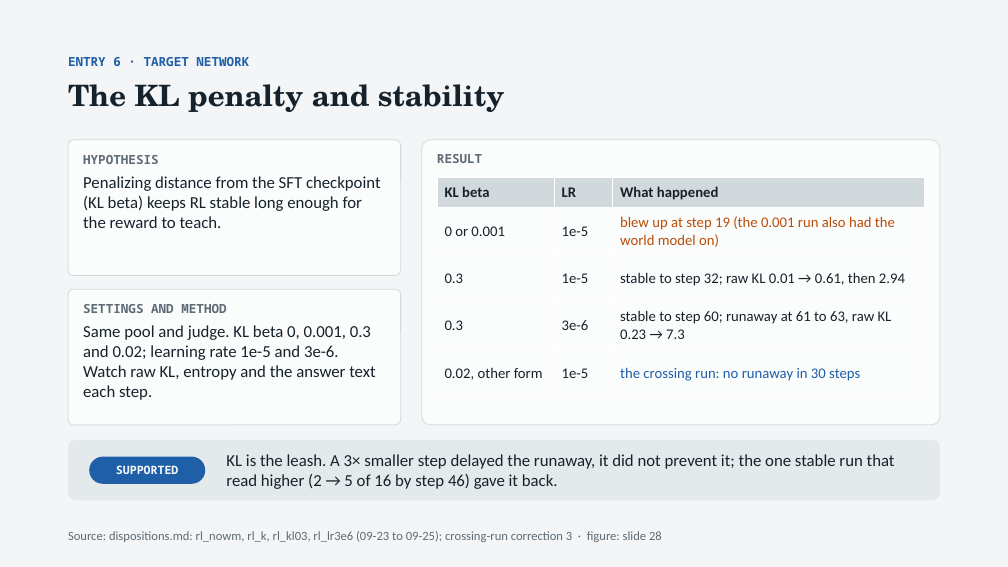
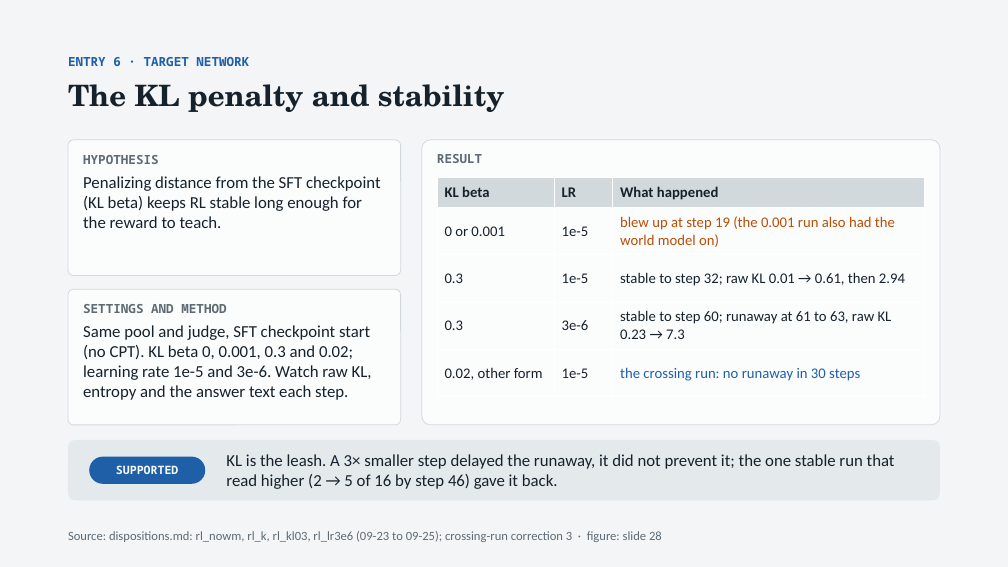
Before and after one commit to thistleknot/rl_v2_share, a slide deck: slide 16 of docs/RL_V2_rl.pptx. Drawn at 1008x567 pixels with LibreOffice and Linux fonts; fonts in the diff are those of the drawing. Boxes give left, top, right and bottom in pixels: in the first picture for what was removed or moved away, otherwise in the second. Text is boxed around its words. In the diff, an @@ line names an element or a change of style, - is before the commit and + after.

```diff
--- a/docs/RL_V2_rl.pptx
+++ b/docs/RL_V2_rl.pptx
@@ text at (x1=83, y1=325, x2=372, y2=400): text changed @@
-Same pool and judge. KL beta 0, 0.001, 0.3 and 0.02; learning rate 1e-5 and 3e-6. Watch raw KL, entropy and the answer text each step.
+Same pool and judge, SFT checkpoint start (no CPT). KL beta 0, 0.001, 0.3 and 0.02; learning rate 1e-5 and 3e-6. Watch raw KL, entropy and the answer text each step.
```
Also in this commit, not shown: 3 other slides changed, 1 other file.
